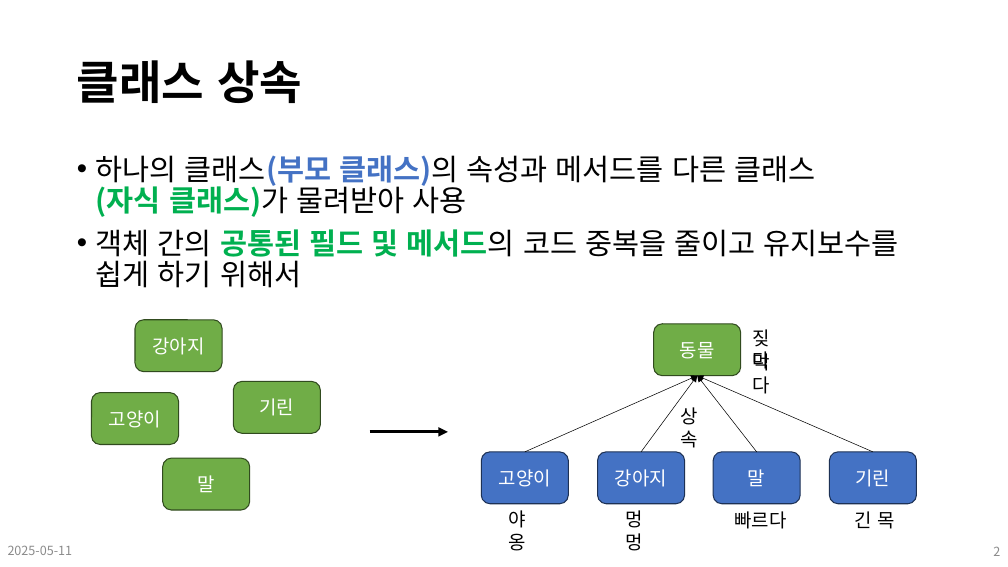
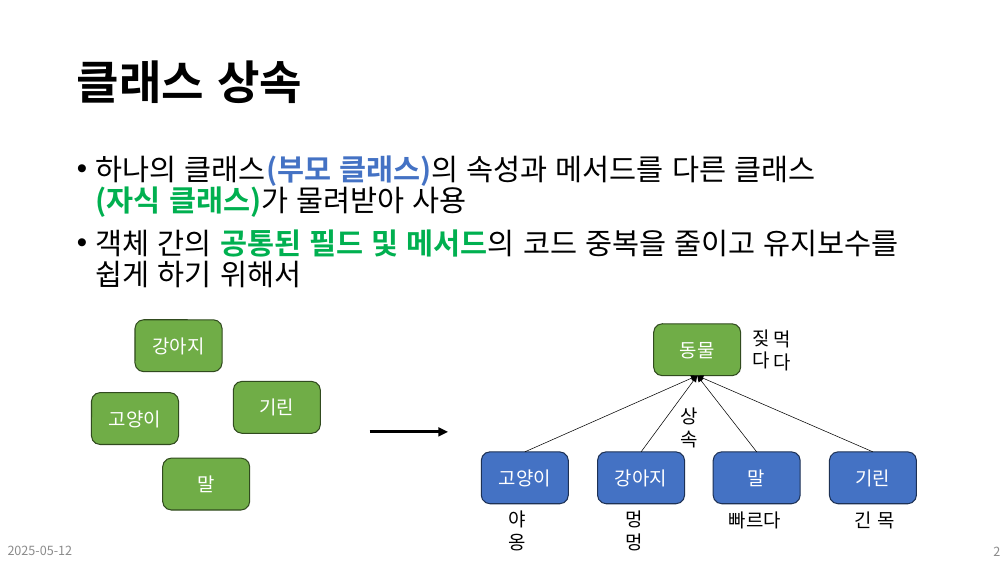
Before and after one commit to Leader-Lesson/KDT_SF_Short_5th, a slide deck: slide 2 of material/12_CSharp_심화문법 (상속).pptx. Drawn at 1008x567 pixels with LibreOffice and Linux fonts; fonts in the diff are those of the drawing; background and template pictures are left out. Boxes give left, top, right and bottom in pixels: in the first picture for what was removed or moved away, otherwise in the second. Text is boxed around its words. In the diff, an @@ line names an element or a change of style, - is before the commit and + after.

```diff
--- a/material/12_CSharp_심화문법 (상속).pptx
+++ b/material/12_CSharp_심화문법 (상속).pptx
@@ text "먹다" rewrapped from [753,351,770,394] to [753,330,791,369] @@
@@ text "빠르다": place and size @@
-text "빠르다" at [734,511,786,529]
+text "빠르다" at [729,511,781,529]
@@ text at [8,546,73,555]: text changed @@
-2025-05-11
+2025-05-12
```
Also in this commit, not shown: 25 other slides changed, 31 other files.
